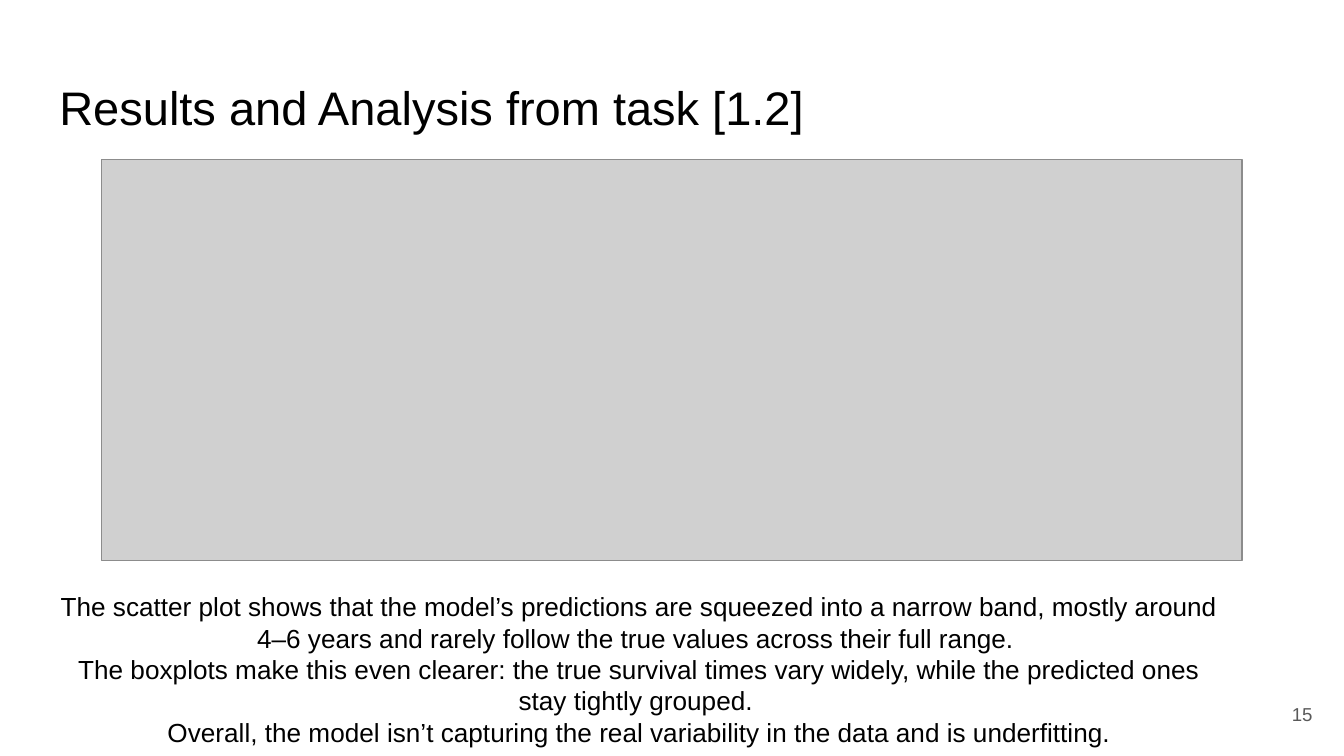
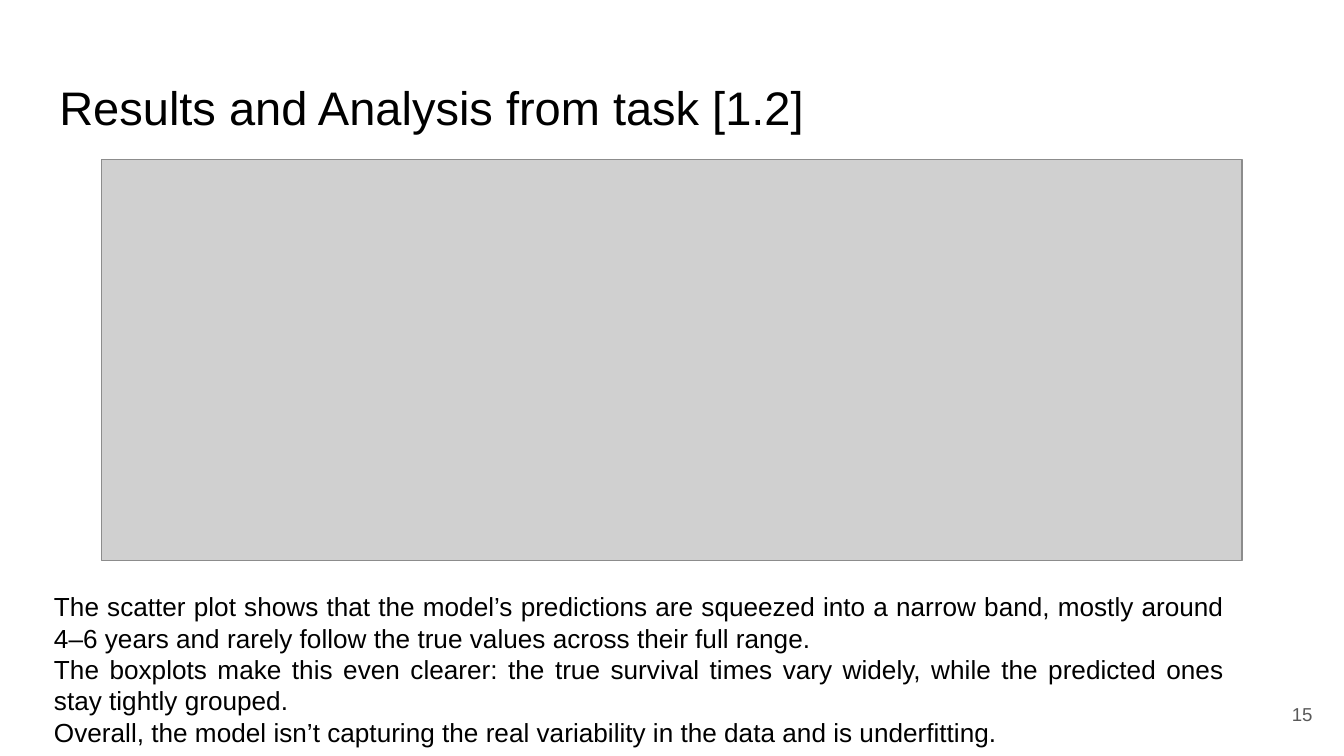
Before and after one commit to zepedrocosta/AA-Projeto2, a slide deck: slide 15 of Slides.pptx. Drawn at 1344x756 pixels with LibreOffice and Linux fonts; fonts in the diff are those of the drawing; grey boxes stand for pictures. Boxes give left, top, right and bottom in pixels: in the first picture for what was removed or moved away, otherwise in the second. Text is boxed around its words. In the diff, an @@ line names an element or a change of style, - is before the commit and + after.

```diff
--- a/Slides.pptx
+++ b/Slides.pptx
@@ text "The scatter plot shows that ..." at bbox=[54, 597, 1224, 748]: alignment centre to justified @@
```
Also in this commit, not shown: 3 other slides changed, 2 slides added.
